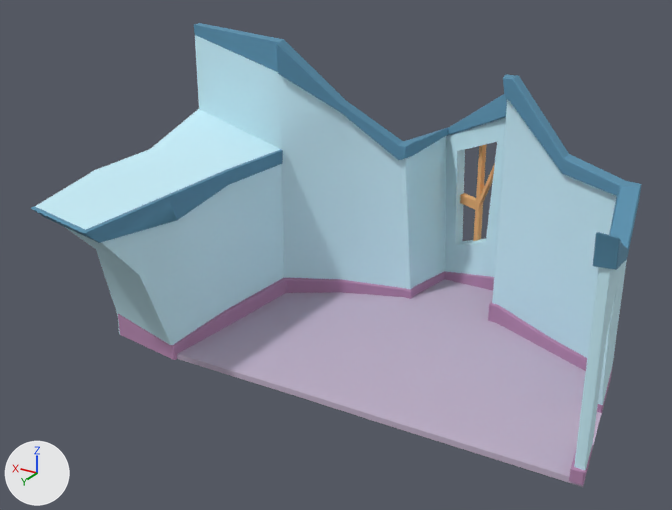
The FBX model Assets/Art/Environment/Child_Room.fbx, before and after one commit.
Camera for both pictures: a 50 mm camera at (-12.3, 24.6, 16.1) aimed at (2.6, -0.2, 3.7). Every picture has the same lights, and +X, +Y and +Z are marked at lower left. Where no turn or scale is listed for an object, it has been applied to the vertices. Vertices at the same position are counted once.

Objects in the first picture: 'Child_Room'.
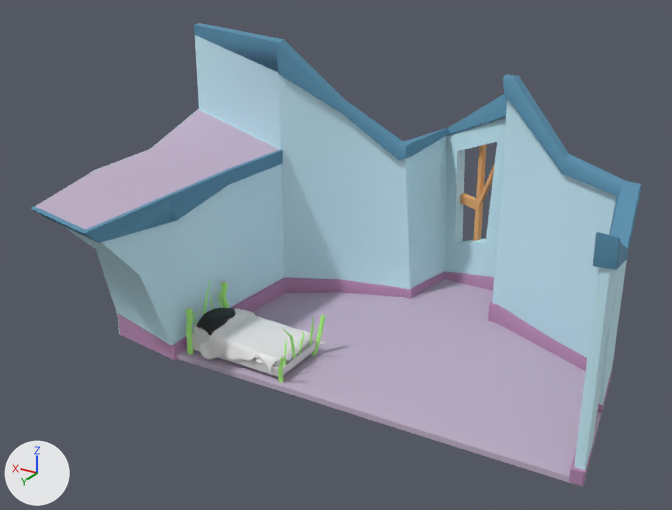
The newer file is also turned or shifted as a whole; pictures and numbers use the older file's frame.

Pixel boxes [x1, y1, x2, y2] of what changed, in the pictures (672 x 510 px):
'Child_Room', shading changed, recoloured
    both: [33, 39, 620, 447]
'Sabana', added
    after: [199, 309, 326, 376]
'Bed', added (green)
    after: [186, 280, 325, 383]
    faces in mat_draggableobject (green #b7ff86): [186, 280, 325, 383]
'Base Cama', added
    after: [192, 332, 317, 376]
'Cojin', added (black)
    after: [197, 308, 236, 336]
'Edredonin', added
    after: [193, 324, 310, 367]
part 2 of me_mesh, recoloured (cyan to grey)
    both: [35, 109, 280, 230]

The change, as a diff of the scene's bpy script:
```diff
--- a/Assets/Art/Environment/Child_Room.fbx.py
+++ b/Assets/Art/Environment/Child_Room.fbx.py
@@ me_mesh @@
 me_mesh.from_pydata(...)  # 732 vertices, 1327 faces; spans x -9.2..9.2, y -8.2..8.2, z -5.3..5.2
+# me_mesh part 1: its shading normals changed
+# me_mesh part 2: all 6 faces centred in x 6.2..7.8, y -0.9..6.5, z 1.0..1.4 switch from mat_material__11 (cyan #caf0fb) to mat_material__12 (light grey #c0b0c8)
 me_mesh.materials.append(mat_material__13)
@@ ob_base_cama @@
+ob_base_cama = bpy.data.objects.new('Base Cama', me_mesh_001)  # 12 vertices, 9 faces; spans x -1.91..1.91, y -1.15..1.15, z -0.3..0.3; in mat_defaulthdmaterial (light grey #dedede)
+ob_base_cama.location = (4.78, 1.77, 0.66)
@@ ob_sabana @@
+ob_sabana = bpy.data.objects.new('Sabana', me_mesh_003)  # 4290 vertices, 4160 faces; spans x 2.9..6.3, y -0.15..3.05, z 0.21..1.37
+ob_sabana.location = (0.0, 0.0, 0.0)
@@ ob_edredonin @@
+ob_edredonin = bpy.data.objects.new('Edredonin', me_mesh_002)  # 68 vertices, 118 faces; spans x -1.78..1.78, y -1.0..1.0, z 0.32..0.93; in mat_defaulthdmaterial (light grey #dedede)
+ob_edredonin.location = (4.81, 1.79, 0.32)
@@ ob_cojin @@
+ob_cojin = bpy.data.objects.new('Cojin', me_mesh_004)  # 386 vertices, 384 faces; spans x -0.39..0.42, y -1.01..1.07, z -0.3..0.35; in mat_02___default_slot__7_001 (black #000000)
+ob_cojin.location = (6.07, 1.76, 1.21)
@@ ob_bed @@
+ob_bed = bpy.data.objects.new('Bed', me_mesh_005)  # 404 vertices, 752 faces; spans x -2.23..1.98, y -1.45..1.33, z -0.21..2.41; in mat_defaulthdmaterial (light grey #dedede), mat_dissolve (white #ffffff), mat_draggableobject (green #b7ff86)
+ob_bed.location = (4.81, 1.79, 0.32)
```
